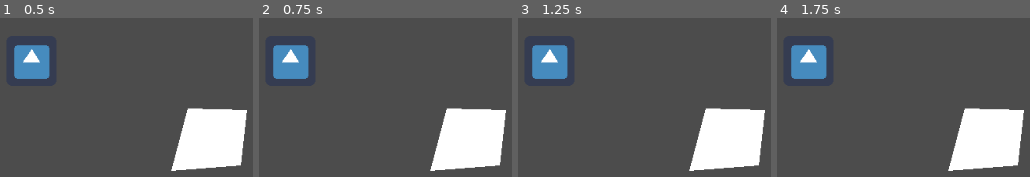
Above: before the commit, frames 1-4 (left to right).
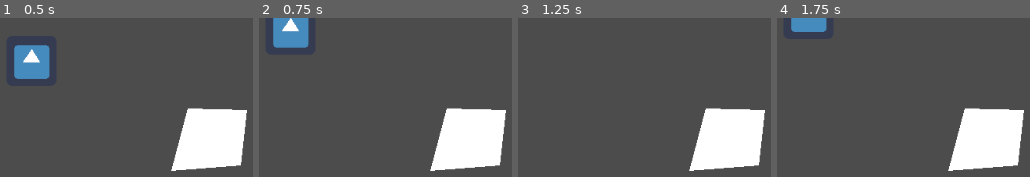
Above: after the commit, the same moments.

Repository: DavidMedin/Ambiguous_Dungeon_Crawler
Game: Godot game, scene res://game_scene.tscn
Two runs of this game, one before a commit and one after it. Both use one fixed random seed, a clock stepped at 60 frames per second and the inputs below. Before the commit the project has no main scene; this scene is started directly in both runs. The engine's default icon, where the game draws it, is replaced by a stand-in: a white triangle on a blue panel in a dark square.
Inputs:
- Up to frame 1 (0.5 s): no input
- Up to frame 2 (0.75 s): tap Enter at 0.5 s; hold Up (ui_up) from 0.53 s (still down)
- Up to frame 3 (1.25 s): keep holding Up (ui_up)
- Up to frame 4 (1.75 s): tap Space at 1.25 s; release Up (ui_up) at 1.28 s; hold Down (ui_down) from 1.28 s (still down)

Frame 1 is identical in both runs. In frame 2, 5.3% of the frame differs, in the area x 5-20%, y 0-39%; in frame 3, 3.0%; in frame 4, 4.2%.

Commit message:
added basic movement and gamepad joystick

Diff:
--- a/player_controller.gd
+++ b/player_controller.gd
@@ -4,7 +4,7 @@
 # Declare member variables here. Examples:
 # var a = 2
 # var b = "text"
-
+var speed = 200
 
 # Called when the node enters the scene tree for the first time.
 func _ready():
@@ -12,5 +12,14 @@
 
 
 # Called every frame. 'delta' is the elapsed time since the previous frame.
-#func _process(delta):
-#	pass
+func _process(delta):
+	position += Vector2(speed * delta * Input.get_action_strength("move_right"),0)
+	position -= Vector2(speed * delta * Input.get_action_strength("move_left"),0)
+	position -= Vector2(0,speed * delta * Input.get_action_strength("move_up"))
+	position += Vector2(0,speed * delta * Input.get_action_strength("move_down"))
+	if Input.is_action_pressed("ui_down"):
+		position += Vector2(0,speed * delta)
+	if Input.is_action_pressed("ui_left"):
+		position -= Vector2(speed * delta,0)
+	if Input.is_action_pressed("ui_up"):
+		position -= Vector2(0,speed * delta)
--- a/project.godot
+++ b/project.godot
@@ -11,7 +11,31 @@
 [application]
 
 config/name="Ambiguous Dungeon Craweler"
+run/main_scene="res://game_scene.tscn"
 config/icon="res://icon.png"
+
+[input]
+
+move_right={
+"deadzone": 0.5,
+"events": [ Object(InputEventJoypadMotion,"resource_local_to_scene":false,"resource_name":"","device":1,"axis":0,"axis_value":1.0,"script":null)
+ ]
+}
+move_left={
+"deadzone": 0.5,
+"events": [ Object(InputEventJoypadMotion,"resource_local_to_scene":false,"resource_name":"","device":1,"axis":0,"axis_value":-1.0,"script":null)
+ ]
+}
+move_up={
+"deadzone": 0.5,
+"events": [ Object(InputEventJoypadMotion,"resource_local_to_scene":false,"resource_name":"","device":1,"axis":1,"axis_value":-1.0,"script":null)
+ ]
+}
+move_down={
+"deadzone": 0.5,
+"events": [ Object(InputEventJoypadMotion,"resource_local_to_scene":false,"resource_name":"","device":1,"axis":1,"axis_value":1.0,"script":null)
+ ]
+}
 
 [physics]
 
